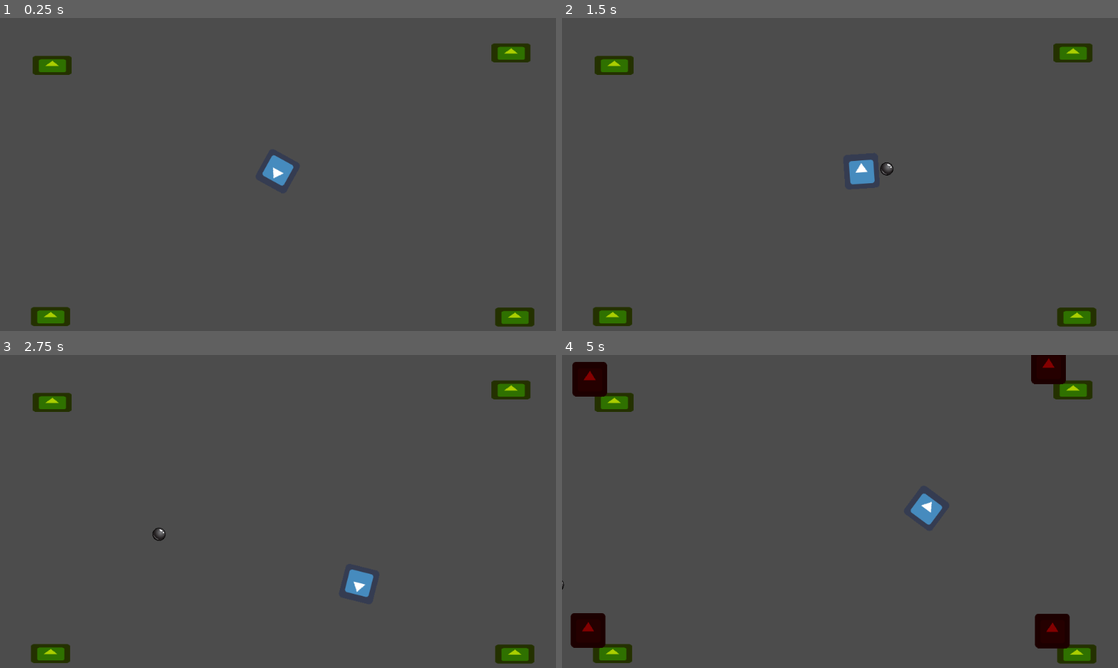
Above: before the commit, frames 1-4 (two rows, left to right).
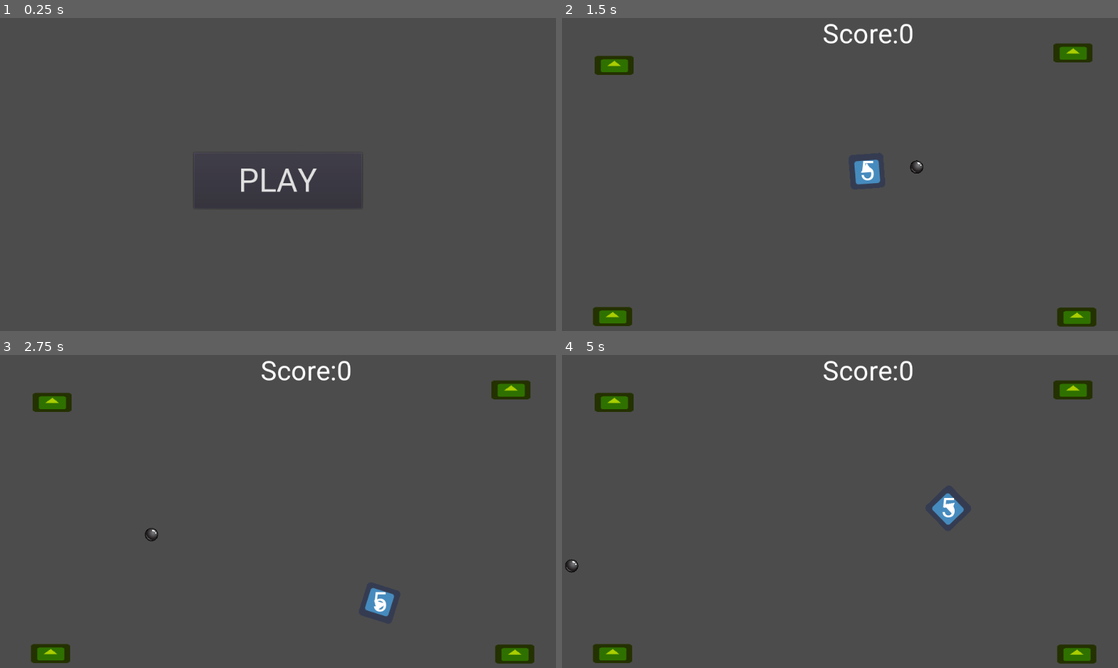
Above: after the commit, the same moments.

Repository: confusedswede/TopdownShooterGame
Game: Godot game, scene res://Scenes/main_menu.tscn
Same seed, same stepped clock (60 frames per second), same inputs: the game is played once before the commit and once after it. Before the commit the project starts from res://Scenes/game.tscn. The engine's default icon, where the game draws it, is replaced by a stand-in: a white triangle on a blue panel in a dark square.
Inputs (mouse positions are in pixels of both pictures, inside the frame that each line leads up to):
- Up to frame 1 (0.25 s): no input
- Up to frame 2 (1.5 s): click (840, 180) at 0.5 s, where only the run after the commit has a clickable "PLAY"; move the mouse to (962, 165) at 1.27 s; hold Right (ui_right) from 1.28 s (still down); click (962, 165) at 1.35 s
- Up to frame 3 (2.75 s): move the mouse to (166, 533) at 2.02 s; release Right (ui_right) at 2.03 s; hold Down (ui_down) from 2.03 s (still down); click (166, 533) at 2.1 s
- Up to frame 4 (5 s): move the mouse to (895, 445) at 2.77 s; release Down (ui_down) at 2.78 s; hold Right (ui_right) 2.78-3.53 s; click (895, 445) at 2.85 s; move the mouse to (812, 583) at 3.52 s; hold Up (ui_up) 3.53-4.28 s; click (812, 583) at 3.6 s; move the mouse to (1006, 564) at 4.27 s; hold Left (ui_left) from 4.28 s (still down); click (1006, 564) at 4.35 s

The runs differ from the first frame. In frame 1, 2.4% of the frame differs, in the area x 5-97%, y 8-99%; in frame 2, 0.8%; in frame 3, 1.1%; in frame 4, 3.7%, in the area x 0-92%, y 0-94%.

Commit message:
Added some stuff

Diff:
--- a/Top down shooter/Scenes/enemy.tscn
+++ b/Top down shooter/Scenes/enemy.tscn
@@ -41,4 +41,6 @@
 custom_fonts/font = SubResource( 2 )
 align = 1
 valign = 1
+
+[node name="Damage" type="Timer" parent="."]
 [connection signal="area_entered" from="enemyHB" to="." method="on_bullet_hit"]
--- a/Top down shooter/Scenes/game.tscn
+++ b/Top down shooter/Scenes/game.tscn
@@ -1,10 +1,22 @@
-[gd_scene load_steps=5 format=2]
+[gd_scene load_steps=9 format=2]
 
 [ext_resource path="res://Scripts/Player.gd" type="Script" id=1]
 [ext_resource path="res://Art/icon.png" type="Texture" id=2]
-[ext_resource path="res://Scenes/spawner.tscn" type="PackedScene" id=3]
+[ext_resource path="res://Extra/Roboto-Regular.ttf" type="DynamicFontData" id=3]
+[ext_resource path="res://Scenes/spawner.tscn" type="PackedScene" id=4]
 
 [sub_resource type="RectangleShape2D" id=1]
+
+[sub_resource type="RectangleShape2D" id=2]
+extents = Vector2( 34.0536, 33.159 )
+
+[sub_resource type="DynamicFont" id=3]
+size = 50
+font_data = ExtResource( 3 )
+
+[sub_resource type="DynamicFont" id=4]
+size = 50
+font_data = ExtResource( 3 )
 
 [node name="Game" type="Node2D"]
 
@@ -14,19 +26,53 @@
 script = ExtResource( 1 )
 
 [node name="CollisionShape2D" type="CollisionShape2D" parent="Player"]
+editor/display_folded = true
 shape = SubResource( 1 )
 
 [node name="Sprite" type="Sprite" parent="Player/CollisionShape2D"]
 texture = ExtResource( 2 )
 
-[node name="Spawner" parent="." instance=ExtResource( 3 )]
+[node name="HB" type="Area2D" parent="Player"]
+editor/display_folded = true
+
+[node name="CollisionShape2D" type="CollisionShape2D" parent="Player/HB"]
+shape = SubResource( 2 )
+
+[node name="player_gun" type="Position2D" parent="Player"]
+position = Vector2( 51, 0 )
+
+[node name="health_text" type="Label" parent="Player"]
+anchor_left = 0.41
+anchor_top = 1.0
+anchor_right = 1.0
+anchor_bottom = 1.0
+margin_left = -34.0
+margin_top = -32.5
+margin_right = 34.0
+margin_bottom = 32.5
+rect_pivot_offset = Vector2( 34.219, 32.9624 )
+custom_fonts/font = SubResource( 3 )
+align = 1
+valign = 1
+
+[node name="Spawner" parent="." instance=ExtResource( 4 )]
 position = Vector2( 51, 44.5 )
 
-[node name="Spawner2" parent="." instance=ExtResource( 3 )]
+[node name="Spawner2" parent="." instance=ExtResource( 4 )]
 position = Vector2( 903, 509.5 )
 
-[node name="Spawner3" parent="." instance=ExtResource( 3 )]
+[node name="Spawner3" parent="." instance=ExtResource( 4 )]
 position = Vector2( 48, 508.5 )
 
-[node name="Spawner4" parent="." instance=ExtResource( 3 )]
+[node name="Spawner4" parent="." instance=ExtResource( 4 )]
 position = Vector2( 896, 21.5 )
+
+[node name="Player_score" type="Label" parent="."]
+anchor_left = 0.5
+anchor_right = 0.5
+margin_left = 480.0
+margin_right = 520.0
+margin_bottom = 60.0
+rect_pivot_offset = Vector2( 17.0166, 8.02215 )
+custom_fonts/font = SubResource( 4 )
+[connection signal="area_entered" from="Player/HB" to="Player" method="_on_HB_area_entered"]
--- a/Top down shooter/Scenes/grenade.tscn
+++ /dev/null
@@ -1,23 +0,0 @@
-[gd_scene load_steps=4 format=2]
-
-[ext_resource path="res://Scripts/Grenade.gd" type="Script" id=1]
-[ext_resource path="res://Art/bullet4.png" type="Texture" id=2]
-
-[sub_resource type="CircleShape2D" id=1]
-radius = 110.198
-
-[node name="Grenade" type="Area2D"]
-script = ExtResource( 1 )
-
-[node name="CollisionShape2D" type="CollisionShape2D" parent="."]
-shape = SubResource( 1 )
-
-[node name="Sprite" type="Sprite" parent="."]
-modulate = Color( 1, 0, 0, 1 )
-scale = Vector2( 0.1, 0.1 )
-texture = ExtResource( 2 )
-
-[node name="Timer" type="Timer" parent="."]
-autostart = true
-[connection signal="area_entered" from="." to="." method="_on_Grenade_area_entered"]
-[connection signal="timeout" from="Timer" to="." method="_on_Timer_timeout"]
--- /dev/null
+++ b/Top down shooter/Scenes/main_menu.tscn
@@ -0,0 +1,26 @@
+[gd_scene load_steps=4 format=2]
+
+[ext_resource path="res://Scripts/main_menu.gd" type="Script" id=1]
+[ext_resource path="res://Extra/Roboto-Regular.ttf" type="DynamicFontData" id=2]
+
+[sub_resource type="DynamicFont" id=1]
+size = 60
+font_data = ExtResource( 2 )
+
+[node name="main_menu" type="Control"]
+anchor_right = 1.0
+anchor_bottom = 1.0
+script = ExtResource( 1 )
+
+[node name="Button" type="Button" parent="."]
+anchor_left = 0.5
+anchor_top = 0.5
+anchor_right = 0.5
+anchor_bottom = 0.5
+margin_left = -155.0
+margin_top = -51.5
+margin_right = 155.0
+margin_bottom = 51.5
+custom_fonts/font = SubResource( 1 )
+text = "PLAY"
+[connection signal="button_down" from="Button" to="." method="_on_play"]
--- a/Top down shooter/Scripts/Player.gd
+++ b/Top down shooter/Scripts/Player.gd
@@ -1,11 +1,12 @@
 extends KinematicBody2D
 
-export (int) var speed = 200
+onready var player_score_text = get_node("../Player_score")
 
+
+var speed = 250
 var velocity = Vector2()
-
-var target
-
+var health = 5
+var player_score = 0
 
 func _process(delta):
 
@@ -19,6 +20,15 @@
 	# SHOOT
 	if Input.is_action_just_pressed('shoot'):
 		shoot()
+
+
+	if (health<= 0):
+		get_tree().change_scene("res://Scenes/main_menu.tscn")
+
+	$health_text.set_text(String(health))
+	$health_text.set_rotation(-self.rotation)
+
+	player_score_text.set_text("Score:" + String(player_score))
 
 
 func get_input():
@@ -40,5 +50,9 @@
 
 func shoot():
 	var bullet = load("res://Scenes/bullet.tscn").instance()
-	bullet.position = get_global_position()
+	bullet.position = $player_gun.get_global_position()
 	get_parent().add_child(bullet)
+
+func _on_HB_area_entered(area):
+	if (area.get_tree().get_nodes_in_group("enemies")):
+		health -=1
--- a/Top down shooter/Scripts/enemy.gd
+++ b/Top down shooter/Scripts/enemy.gd
@@ -16,8 +16,11 @@
 	$Label.set_text(String(health))
 	$Label.set_rotation(-self.rotation)
 
+
+
 	if (health <= 0):
 		queue_free()
+		player.player_score += 5
 
 func on_bullet_hit(area):
 	if (area.is_in_group("bullet")):
--- /dev/null
+++ b/Top down shooter/Scripts/main_menu.gd
@@ -0,0 +1,7 @@
+extends Control
+
+
+
+
+func _on_play():
+	get_tree().change_scene("res://Scenes/game.tscn")
--- a/Top down shooter/project.godot
+++ b/Top down shooter/project.godot
@@ -16,7 +16,7 @@
 [application]
 
 config/name="Top down shooter"
-run/main_scene="res://Scenes/game.tscn"
+run/main_scene="res://Scenes/main_menu.tscn"
 config/icon="res://Art/icon.png"
 
 [input]
